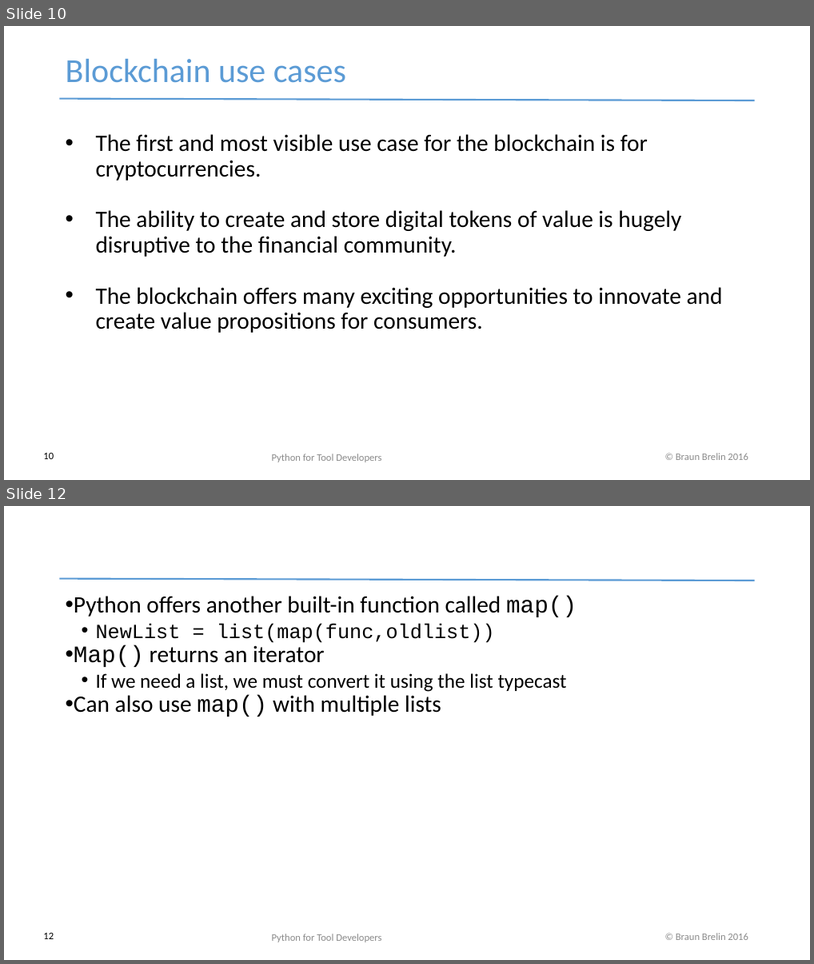
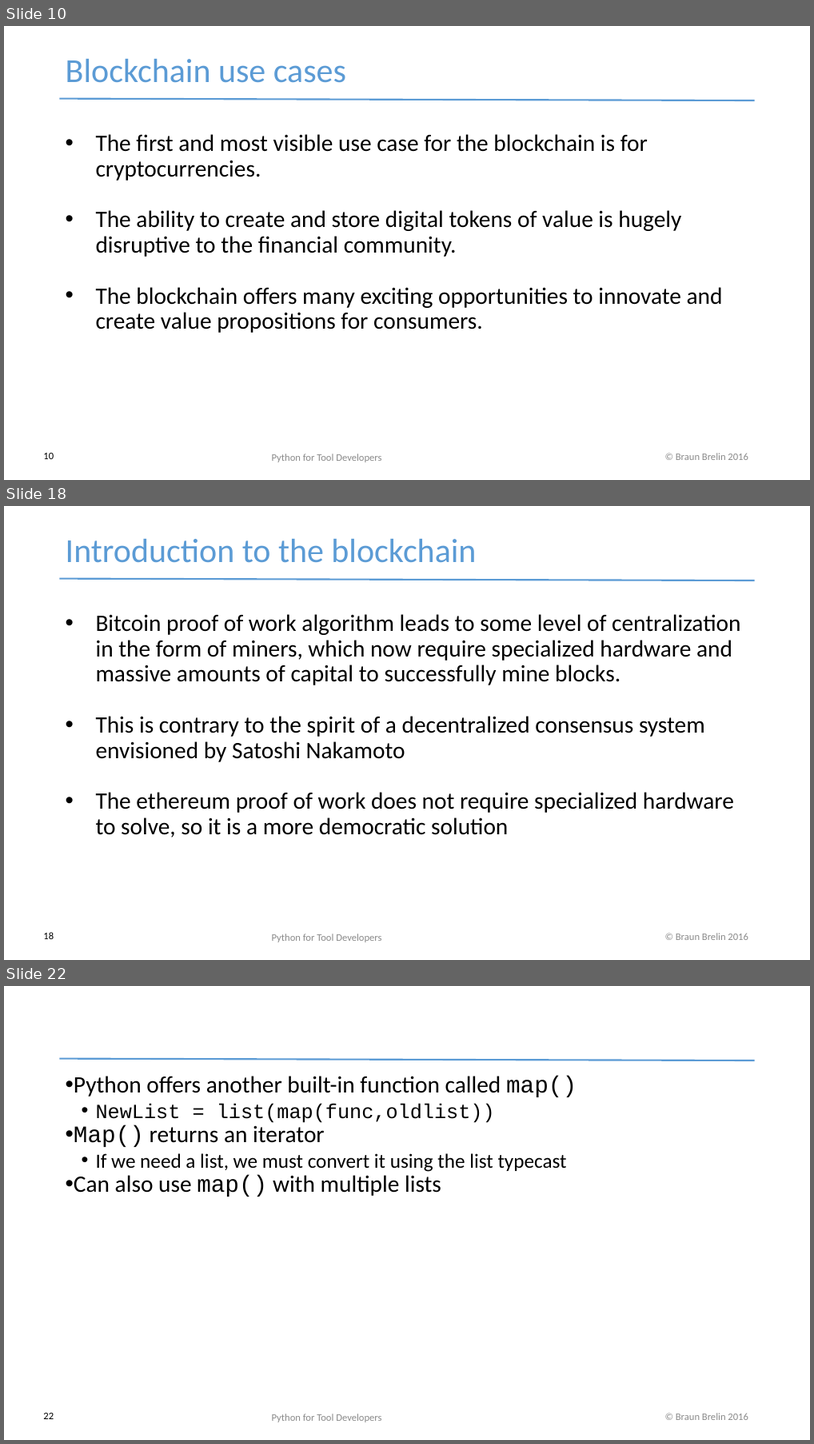
Before and after one commit to redmage123/btc-introductory-workshop, a slide deck: docs/Blockchain workshop v0.1.pptx. Shown one above the other, each under a label of ours: slides 10 and 12 before the commit, slides 10, 18 and 22 after it; the slides between them are not shown. The pictures are 814x964 and 814x1444 pixels, drawn with LibreOffice and Linux fonts; fonts in the diff are those of the drawing. Boxes give left, top, right and bottom in pixels: in the first picture for what was removed or moved away, otherwise in the second. Text is boxed around its words. In the diff, an @@ line names an element or a change of style, - is before the commit and + after.

```diff
--- a/docs/Blockchain workshop v0.1.pptx
+++ b/docs/Blockchain workshop v0.1.pptx
@@ slide 18 added at (x1=4, y1=506, x2=810, y2=960), background #FFFFFF; not listed: 2 template elements that a slide beside it also shows @@
@@ text added at (x1=66, y1=539, x2=476, y2=563), 40 pt, text #5B9BD5 @@
+Introduction to the blockchain
@@ text added at (x1=96, y1=614, x2=741, y2=837), 28 pt, text #000000 @@
+• Bitcoin proof of work algorithm leads to some level of centralization in the form of miners, which now require specialized hardware and massive amounts of capital to successfully mine blocks.
+• This is contrary to the spirit of a decentralized consensus system envisioned by Satoshi Nakamoto
+• The ethereum proof of work does not require specialized hardware to solve, so it is a more democratic solution
@@ page number added at (x1=43, y1=932, x2=54, y2=939), 12 pt, text #000000 @@
+18
@@ text added at (x1=272, y1=933, x2=382, y2=942), 12 pt, text #8B8B8B @@
+Python for Tool Developers
@@ what was slide 12 is now slide 22 @@
@@ page number at (x1=43, y1=1412, x2=54, y2=1419): text changed @@
-12
+22
```
Also in this commit, not shown: 1 slide changed, 9 other slides added, 3 other files.
